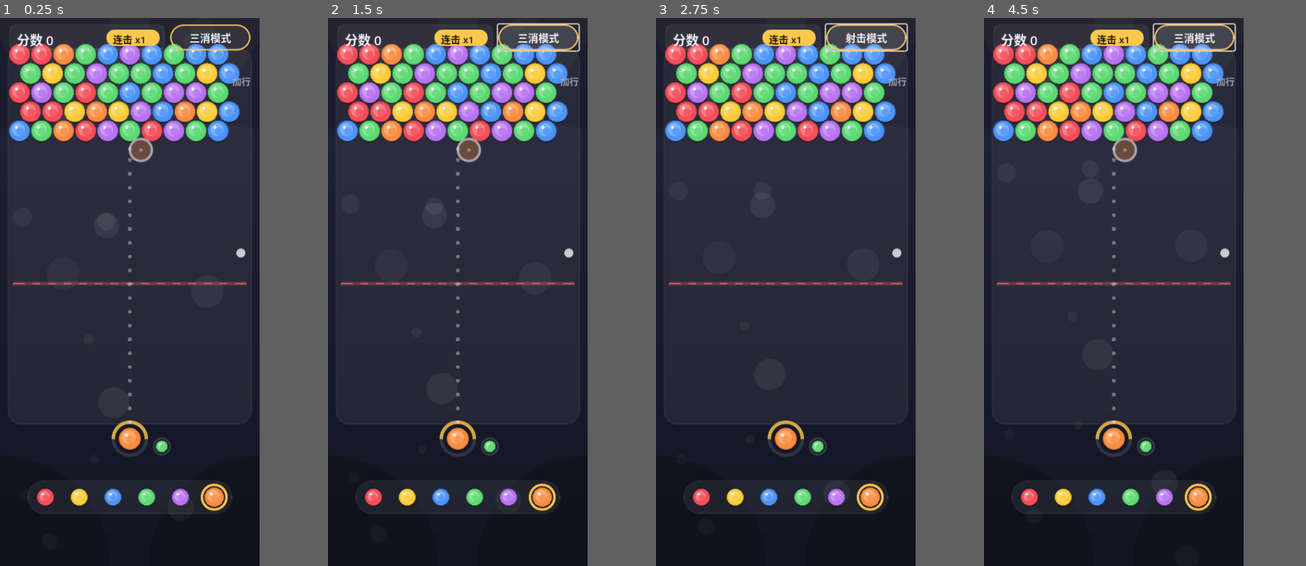
Above: before the commit, frames 1-4 (left to right).
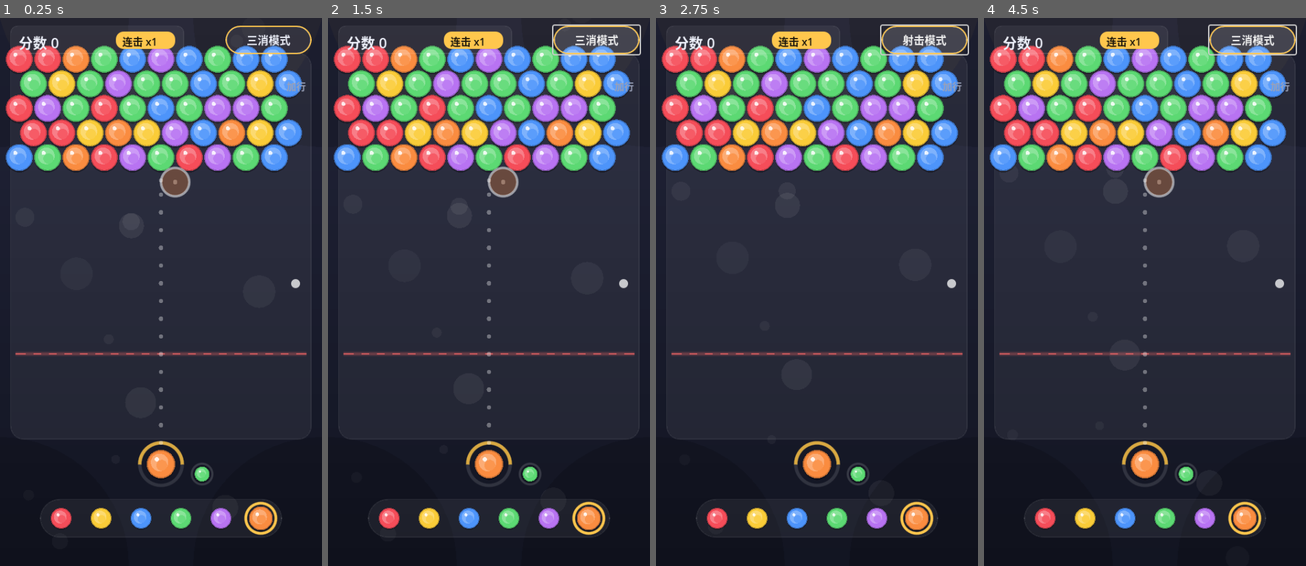
Above: after the commit, the same moments.

Repository: chenpeigen2/WeiXi
Game: Godot game, scene res://src/scenes/main.tscn
The game is run twice, just before and just after one commit, with the same random seed, the same clock (stepped at 60 frames per second) and the same inputs.
Inputs:
- Up to frame 1 (0.25 s): no input
- Up to frame 2 (1.5 s): click "三消模式" at 0.5 s; click "射击模式" at 1.25 s
- Up to frame 3 (2.75 s): click "三消模式" at 2 s
- Up to frame 4 (4.5 s): click "射击模式" at 2.75 s; click "三消模式" at 3.5 s; click "射击模式" at 4.25 s
In our replay, the window is 379x800 before the commit and 470x800 after it. These sizes can differ from the game's own. Grey fills any space a smaller window leaves; there, only what the larger window draws over its background counts as a difference.

The runs differ from the first frame. In frame 1, 32% of the frame differs, in the area x 1-97%, y 0-95%; in frame 2, 30%; in frame 3, 29%; in frame 4, 30%.

Commit message:
feat(ui): 界面调整到500x850(1440x900屏幕放得下且够大)
球半径22, MAX_ROWS联动为14, 组件重排。63测试全绿。

Diff:
--- a/project.godot
+++ b/project.godot
@@ -16,8 +16,8 @@
 
 [display]
 
-window/size/viewport_width=400
-window/size/viewport_height=844
+window/size/viewport_width=500
+window/size/viewport_height=850
 
 [rendering]
 
--- a/src/logic/game.gd
+++ b/src/logic/game.gd
@@ -10,11 +10,11 @@
 
 const WIDTH := 10
 const INITIAL_ROWS := 12
-const MAX_ROWS := 17 # 超过即裁剪顶行（与相机可见容量一致，测试锁定）
+const MAX_ROWS := 14 # 超过即裁剪顶行（与相机可见容量一致，测试锁定）
 const REFILL_ROWS := 5
 const COLOR_COUNT := 6
 const HINT_THRESHOLD := 10
-const BALL_RADIUS := 17.0
+const BALL_RADIUS := 22.0
 
 var board: RefCounted
 var scorer: RefCounted
--- a/src/ui/background.gd
+++ b/src/ui/background.gd
@@ -41,8 +41,8 @@
 	# 四角压暗
 	var vignette := Color(0, 0, 0, 0.16)
 	for corner in [Vector2.ZERO, Vector2(Ui.SCREEN_W, 0), Vector2(0, Ui.SCREEN_H), Vector2(Ui.SCREEN_W, Ui.SCREEN_H)]:
-		draw_circle(corner, 170, vignette)
+		draw_circle(corner, 200, vignette)
 	# 顶部微光
 	var glow := Ui.ACCENT
 	glow.a = 0.035
-	draw_circle(Vector2(Ui.SCREEN_W * 0.5, -60), 220, glow)
+	draw_circle(Vector2(Ui.SCREEN_W * 0.5, -70), 260, glow)
--- a/src/ui/color_picker.gd
+++ b/src/ui/color_picker.gd
@@ -34,11 +34,11 @@
 
 
 func _draw() -> void:
-	var rect := Rect2(pos_of(0) - Vector2(28, 26), Vector2(Ui.PICKER_DX * 5 + 56, 52))
+	var rect := Rect2(pos_of(0) - Vector2(33, 30), Vector2(Ui.PICKER_DX * 5 + 66, 60))
 	draw_style_box(_panel, rect)
 	for i in range(Ui.BALL_COLORS.size()):
 		var p := pos_of(i)
 		var r := Ui.PICKER_R * (1.15 if i == current else 1.0)
 		BallDraw.draw_ball(self, p, r, Ui.BALL_COLORS[i])
 		if i == current:
-			draw_arc(p, r + 4, 0, TAU, 40, Ui.ACCENT, 2.5, true)
+			draw_arc(p, r + 5, 0, TAU, 40, Ui.ACCENT, 3.0, true)
--- a/src/ui/fx_layer.gd
+++ b/src/ui/fx_layer.gd
@@ -3,7 +3,7 @@
 
 const POP_DUR := 0.30
 const DROP_DUR := 0.50
-const DROP_GRAVITY := 2400.0
+const DROP_GRAVITY := 3000.0
 
 var _effects: Array[Dictionary] = []
 
--- a/src/ui/mode_button.gd
+++ b/src/ui/mode_button.gd
@@ -8,16 +8,16 @@
 
 
 func _ready() -> void:
-	position = Vector2(262, 10)
-	size = Vector2(124, 40)
-	add_theme_font_size_override("font_size", 16)
+	position = Vector2(350, 12)
+	size = Vector2(134, 44)
+	add_theme_font_size_override("font_size", 17)
 	add_theme_color_override("font_color", Ui.TEXT_MAIN)
 
 	var normal := StyleBoxFlat.new()
 	normal.bg_color = Color(1, 1, 1, 0.07)
 	normal.border_color = Ui.ACCENT
 	normal.set_border_width_all(2)
-	normal.set_corner_radius_all(20)
+	normal.set_corner_radius_all(22)
 	add_theme_stylebox_override("normal", normal)
 
 	var hover := normal.duplicate()
--- a/src/ui/row_slider.gd
+++ b/src/ui/row_slider.gd
@@ -9,13 +9,13 @@
 
 
 func _ready() -> void:
-	position = Vector2(356, 110)
-	size = Vector2(40, 260)
+	position = Vector2(442, 120)
+	size = Vector2(46, 300)
 
 	var label := Label.new()
 	label.text = "加行"
-	label.position = Vector2(2, -24)
-	label.add_theme_font_size_override("font_size", 14)
+	label.position = Vector2(3, -26)
+	label.add_theme_font_size_override("font_size", 15)
 	label.add_theme_color_override("font_color", Ui.TEXT_DIM)
 	add_child(label)
 
@@ -24,7 +24,7 @@
 	slider.max_value = 5
 	slider.step = 1
 	slider.value = 1
-	slider.size = Vector2(30, 260)
+	slider.size = Vector2(34, 300)
 
 	var bar := StyleBoxFlat.new()
 	bar.bg_color = Color(1, 1, 1, 0.10)
--- a/src/ui/score_panel.gd
+++ b/src/ui/score_panel.gd
@@ -12,8 +12,8 @@
 
 
 func _ready() -> void:
-	position = Vector2(14, 10)
-	size = Vector2(240, 40)
+	position = Vector2(16, 12)
+	size = Vector2(270, 44)
 	custom_minimum_size = size
 
 	_panel = StyleBoxFlat.new()
@@ -27,14 +27,14 @@
 	_pill.set_corner_radius_all(12)
 
 	_score_label = Label.new()
-	_score_label.position = Vector2(12, 8)
-	_score_label.add_theme_font_size_override("font_size", 20)
+	_score_label.position = Vector2(13, 9)
+	_score_label.add_theme_font_size_override("font_size", 22)
 	_score_label.add_theme_color_override("font_color", Ui.TEXT_MAIN)
 	add_child(_score_label)
 
 	_combo_label = Label.new()
-	_combo_label.position = Vector2(160, 11)
-	_combo_label.add_theme_font_size_override("font_size", 15)
+	_combo_label.position = Vector2(174, 12)
+	_combo_label.add_theme_font_size_override("font_size", 16)
 	_combo_label.add_theme_color_override("font_color", Color(0.12, 0.10, 0.05))
 	add_child(_combo_label)
 
@@ -48,4 +48,4 @@
 
 func _draw() -> void:
 	draw_style_box(_panel, Rect2(Vector2.ZERO, size))
-	draw_style_box(_pill, Rect2(Vector2(150, 8), Vector2(82, 25)))
+	draw_style_box(_pill, Rect2(Vector2(164, 9), Vector2(92, 27)))
--- a/src/ui/shooter.gd
+++ b/src/ui/shooter.gd
@@ -6,7 +6,7 @@
 const FlightPath = preload("res://src/ui/flight_path.gd")
 const Game = preload("res://src/logic/game.gd")
 
-const FLY_SPEED := 1500.0 # 像素/秒
+const FLY_SPEED := 1800.0 # 像素/秒
 const FLY_MIN := 0.08
 const FLY_MAX := 0.45
 
@@ -80,7 +80,7 @@
 	# 弹道预测：点流 + 落点幽灵球
 	if game.mode == Game.Mode.SHOOT and _flight.is_empty():
 		for pt in _preview_points:
-			draw_circle(pt, 3.0, Color(1, 1, 1, 0.35))
+			draw_circle(pt, 3.5, Color(1, 1, 1, 0.35))
 		if not _preview_points.is_empty():
 			var ghost := Ui.BALL_COLORS[_preview_color]
 			ghost.a = 0.30
--- a/src/ui/theme.gd
+++ b/src/ui/theme.gd
@@ -24,14 +24,14 @@
 const DEADLINE := Color(0.95, 0.40, 0.40, 0.75)
 const SELECTION := Color(1, 1, 1, 0.95)
 
-# ---- 布局（400x844 手机尺寸，球半径17） ----
-const SCREEN_W := 400.0
-const SCREEN_H := 844.0
-const BOARD_TOP := 56.0 # 棋盘顶部（给分数条让位）
-const BOARD_AREA_H := 560.0 # 棋盘可见高度，超出上滑隐藏并裁剪
-const BOARD_MARGIN_X := 20.0
-const SHOOTER_POS := Vector2(200, 648)
-const PICKER_CENTER := Vector2(200, 738)
-const PICKER_DX := 52.0
-const PICKER_R := 13.0
-const PICKER_HIT_R := 19.0
+# ---- 布局（500x850 桌面手机比例，球半径22） ----
+const SCREEN_W := 500.0
+const SCREEN_H := 850.0
+const BOARD_TOP := 64.0 # 棋盘顶部（给分数条让位）
+const BOARD_AREA_H := 580.0 # 棋盘可见高度，超出上滑隐藏并裁剪
+const BOARD_MARGIN_X := 24.0
+const SHOOTER_POS := Vector2(250, 692)
+const PICKER_CENTER := Vector2(250, 776)
+const PICKER_DX := 62.0
+const PICKER_R := 16.0
+const PICKER_HIT_R := 22.0
--- a/tests/test_game.gd
+++ b/tests/test_game.gd
@@ -42,16 +42,16 @@
 
 func test_cheat_add_rows_extends_board_and_deadline() -> void:
 	var g := Game.new(1)
-	g.add_rows(4) # 作弊2: 行数滑杆, 12+4=16 ≤ 17 不裁剪
-	assert_eq(g.board.rows, 16, "盘+4行")
-	assert_eq(g.deadline_row, 15, "底线同步下移")
+	g.add_rows(4) # 作弊2: 行数滑杆, 12+4=16 > 14 → 裁2行
+	assert_eq(g.board.rows, Game.MAX_ROWS, "超过上限裁到 MAX_ROWS")
+	assert_eq(g.deadline_row, 11 + 4 - 2, "底线=11+加行-裁剪")
 
 
 func test_add_rows_beyond_max_trims_top() -> void:
 	var g := Game.new(1)
-	g.add_rows(10) # 12+10=22 > MAX_ROWS(17) → 裁5行
+	g.add_rows(10) # 12+10=22 > MAX_ROWS(14) → 裁8行
 	assert_eq(g.board.rows, Game.MAX_ROWS, "超过上限裁到 MAX_ROWS")
-	assert_eq(g.deadline_row, 11 + 10 - 5, "底线=11+加行-裁剪")
+	assert_eq(g.deadline_row, 11 + 10 - 8, "底线=11+加行-裁剪")
 
 
 func test_trimmed_balls_vanish_and_rest_stay_anchored() -> void:
@@ -59,11 +59,11 @@
 	g.board = Board.new(10, 12)
 	g.deadline_row = 11
 	g.board.set_ball(Vector2i(0, 0), 1) # 顶行, 将被永久移除
-	g.board.set_ball(Vector2i(0, 6), 2) # 在裁剪线之下, 幸存并上移
-	g.add_rows(10) # 12+10=22 > MAX_ROWS(17) → 裁5行
+	g.board.set_ball(Vector2i(0, 9), 2) # 在裁剪线之下, 幸存并上移
+	g.add_rows(10) # 12+10=22 > MAX_ROWS(14) → 裁8行
 	assert_eq(g.board.ball_count(), 1, "顶行球永久消失")
-	# 原(0,6) col=3 → 裁5行后 r=1, q=3+q_min(1)=3
-	assert_eq(g.board.get_color(Vector2i(3, 1)), 2, "幸存球上移且列保持")
+	# 原(0,9) col=4 → 裁8行后 r=1, q=4+q_min(1)=4
+	assert_eq(g.board.get_color(Vector2i(4, 1)), 2, "幸存球上移且列保持")
 
 
 func test_attach_at_deadline_auto_extends() -> void:
@@ -71,9 +71,9 @@
 	g.board = Board.new(10, 12)
 	g.board.set_ball(Vector2i(5, 0), 3)
 	g.set_current_color(1)
-	g.attach_ball(Vector2i(0, 11)) # 落点碰到底线, 12+3=15 ≤17 不裁
-	assert_eq(g.board.rows, 15, "自动续3行")
-	assert_eq(g.deadline_row, 14, "底线随之下移")
+	g.attach_ball(Vector2i(0, 11)) # 落点碰到底线, 12+3=15 > 14 → 裁1行
+	assert_eq(g.board.rows, 14, "自动续3行后裁剪到上限")
+	assert_eq(g.deadline_row, 13, "底线=11+3-1")
 
 
 
--- a/tests/test_ui_camera.gd
+++ b/tests/test_ui_camera.gd
@@ -3,27 +3,27 @@
 const BoardCamera = preload("res://src/ui/board_camera.gd")
 const Game = preload("res://src/logic/game.gd")
 
-const RH := 29.4449 # sqrt(3) * 17（手机尺寸球半径17的行高）
+const RH := 38.1051 # sqrt(3) * 22（球半径22的行高）
 
 
 func test_scale_always_one_no_shrink() -> void:
-	assert_eq(BoardCamera.scale_for(12, RH, 34.0), 1.0, "12行不缩放")
-	assert_eq(BoardCamera.scale_for(30, RH, 34.0), 1.0, "30行也不缩放, 球大小恒定")
+	assert_eq(BoardCamera.scale_for(12, RH, 44.0), 1.0, "12行不缩放")
+	assert_eq(BoardCamera.scale_for(30, RH, 44.0), 1.0, "30行也不缩放, 球大小恒定")
 
 
 func test_origin_top_aligned_when_fits() -> void:
-	# 12行总高 12*29.4449+34 ≈ 387 < 560 → 顶对齐, x 居中 (400-340)/2=30
-	assert_vec_near(BoardCamera.origin_for(12, RH, 34.0, 340.0), Vector2(30, 56))
+	# 12行总高 12*38.1051+44 ≈ 501 < 580 → 顶对齐, x 居中 (500-440)/2=30
+	assert_vec_near(BoardCamera.origin_for(12, RH, 44.0, 440.0), Vector2(30, 64))
 
 
 func test_origin_slides_up_when_tall() -> void:
-	# 20行总高 20*29.4449+34 ≈ 622.9, 超出560的部分上滑
-	var o := BoardCamera.origin_for(20, RH, 34.0, 340.0)
-	assert_vec_near(o, Vector2(30, 56.0 - (20.0 * RH + 34.0 - 560.0)), "顶部溢出上滑")
+	# 20行总高 20*38.1051+44 ≈ 806.1, 超出580的部分上滑
+	var o := BoardCamera.origin_for(20, RH, 44.0, 440.0)
+	assert_vec_near(o, Vector2(30, 64.0 - (20.0 * RH + 44.0 - 580.0)), "顶部溢出上滑")
 
 
 func test_screen_board_roundtrip() -> void:
-	var o := BoardCamera.origin_for(20, RH, 34.0, 340.0)
+	var o := BoardCamera.origin_for(20, RH, 44.0, 440.0)
 	var p := Vector2(123, 456)
 	assert_vec_near(BoardCamera.to_screen(BoardCamera.to_board(p, 1.0, o), 1.0, o), p, "往返一致")
 
@@ -31,5 +31,5 @@
 func test_max_rows_matches_camera_capacity() -> void:
 	# 棋盘行数上限与相机可见容量必须一致：MAX_ROWS 装得下，+1 装不下
 	var m: int = Game.MAX_ROWS
-	assert_true(m * RH + 34.0 <= 560.0, "MAX_ROWS 行必须装得进可见区")
-	assert_true((m + 1) * RH + 34.0 > 560.0, "MAX_ROWS+1 行必须装不下")
+	assert_true(m * RH + 44.0 <= 580.0, "MAX_ROWS 行必须装得进可见区")
+	assert_true((m + 1) * RH + 44.0 > 580.0, "MAX_ROWS+1 行必须装不下")
